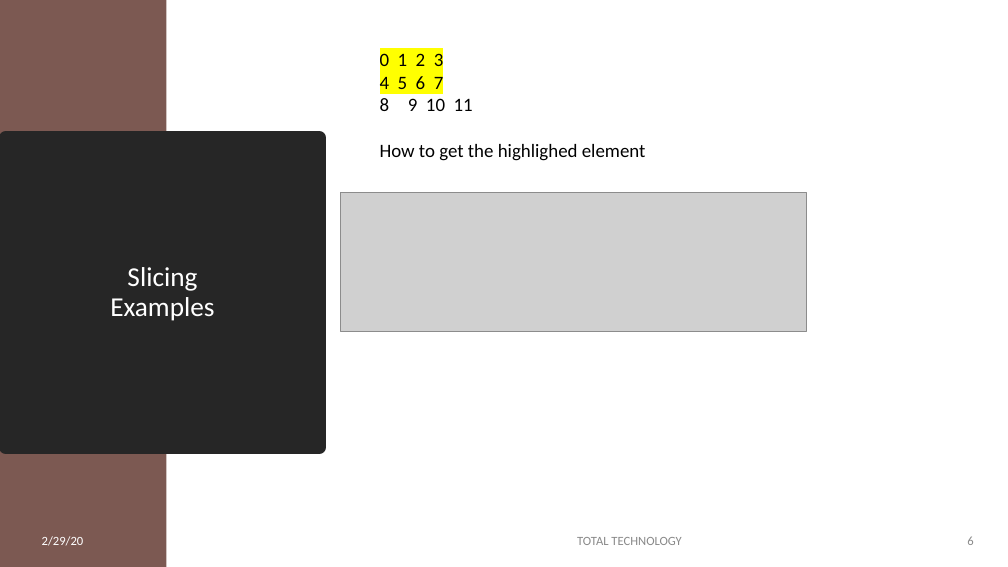
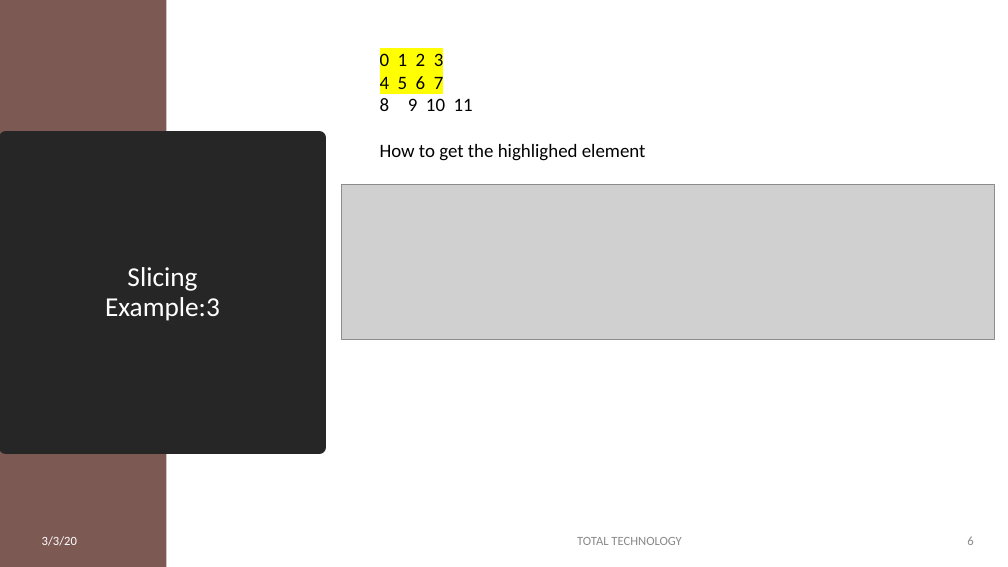
Before and after one commit to ujjwalvats16/source, a slide deck: slide 6 of NUMPY_TUTORIAL_8_SLIDE.pptx. Drawn at 1008x567 pixels with LibreOffice and Linux fonts; fonts in the diff are those of the drawing; grey boxes stand for pictures. Boxes give left, top, right and bottom in pixels: in the first picture for what was removed or moved away, otherwise in the second. Text is boxed around its words. In the diff, an @@ line names an element or a change of style, - is before the commit and + after.

```diff
--- a/NUMPY_TUTORIAL_8_SLIDE.pptx
+++ b/NUMPY_TUTORIAL_8_SLIDE.pptx
@@ picture: place and size @@
-picture at bbox=[340, 193, 807, 331]
+picture at bbox=[342, 185, 995, 340]
@@ title at bbox=[105, 267, 220, 321]: text changed @@
-Slicing
-Examples
+Slicing
+Example:3
@@ text at bbox=[42, 536, 77, 546]: text changed @@
-2/29/20
+3/3/20
```
Also in this commit, not shown: 7 other slides changed, 1 other file.
